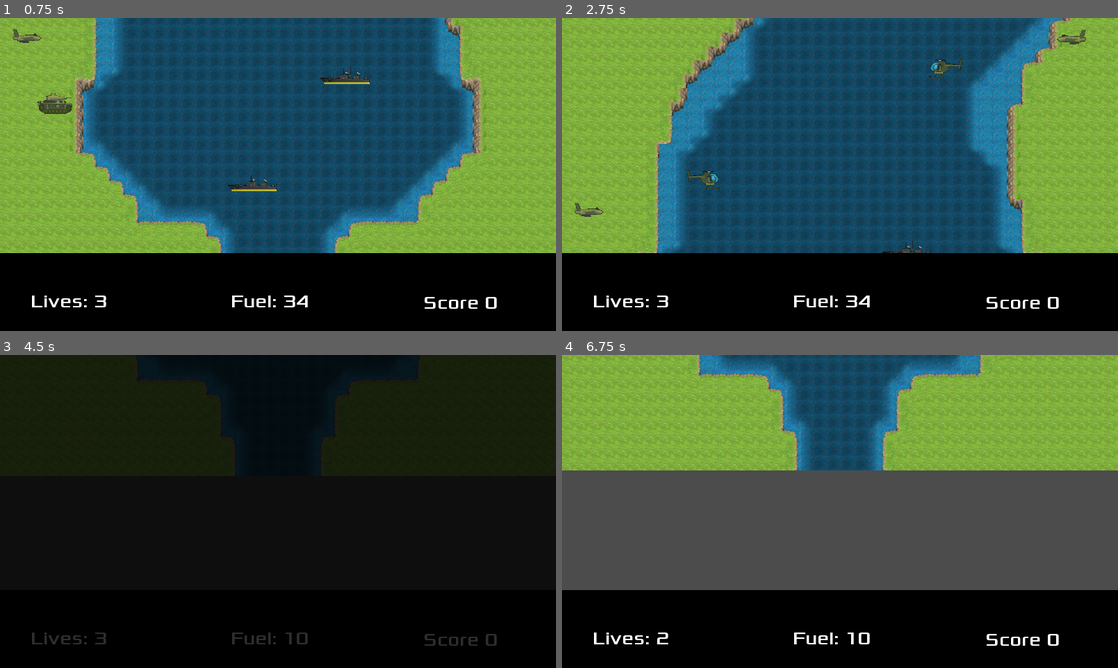
Above: before the commit, frames 1-4 (two rows, left to right).
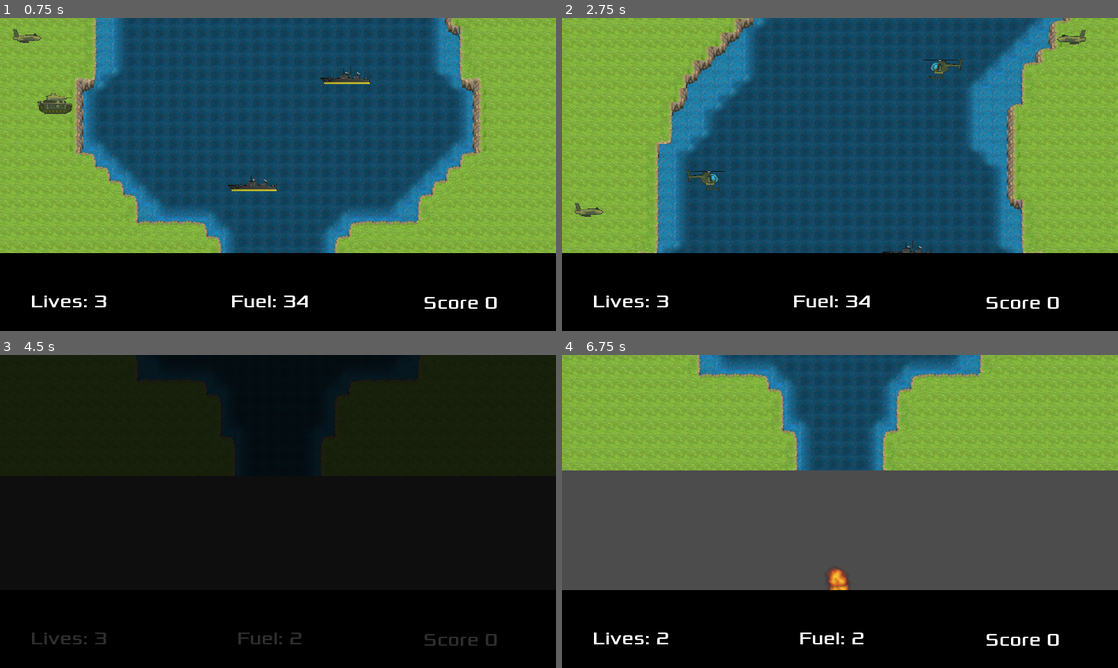
Above: after the commit, the same moments.

Repository: PawelKrywulko/TGW_G-8_Z1
Game: Godot game, scene res://scenes/GameManager.tscn
Same seed, same stepped clock (60 frames per second), same inputs: the game is played once before the commit and once after it.
Inputs:
- Up to frame 1 (0.75 s): tap Enter at 0.5 s; hold Right (ui_right) from 0.53 s (still down); hold Space (interact) from 0.53 s (still down)
- Up to frame 2 (2.75 s): release Right (ui_right) at 1.28 s; release Space (interact) at 1.28 s; hold Down (ui_down) 1.28-2.03 s; tap Space (interact) at 1.35 s; hold Right (ui_right) from 2.03 s (still down); hold Space (interact) from 2.03 s (still down)
- Up to frame 3 (4.5 s): release Right (ui_right) at 2.78 s; release Space (interact) at 2.78 s; hold Up (ui_up) 2.78-3.53 s; tap Space (interact) at 2.85, 4.35 s; hold Space (interact) 3.53-4.28 s; hold Left (ui_left) from 3.53 s (still down)
- Up to frame 4 (6.75 s): release Left (ui_left) at 5.03 s; hold Down (ui_down) 5.03-5.78 s; hold Space (interact) 5.03-5.78 s; hold Right (ui_right) 5.78-6.53 s; tap Space (interact) at 5.85 s; hold Up (ui_up) from 6.53 s (still down); hold Space (interact) from 6.53 s (still down)

Frame 1 is identical in both runs. In frame 2, less than 0.1% of the frame differs, in the area x 23-72%, y 13-50%; in frame 3, 0.2%; in frame 4, 0.5%, in the area x 41-56%, y 68-93%.

Commit message:
Add exlosion to all objects

Diff:
--- a/River Raid/scenes/Enemy/Chopper.tscn
+++ b/River Raid/scenes/Enemy/Chopper.tscn
@@ -22,6 +22,7 @@
 z_index = 1
 script = ExtResource( 2 )
 points = 60
+exlosion_number = 8
 
 [node name="Sprite" parent="." index="0"]
 visible = false
@@ -46,4 +47,5 @@
 scale = Vector2( -1, 1 )
 frames = SubResource( 2 )
 animation = "Idle"
+frame = 1
 playing = true
--- a/River Raid/scenes/Enemy/Jet.tscn
+++ b/River Raid/scenes/Enemy/Jet.tscn
@@ -14,6 +14,7 @@
 points = 100
 distance_to_player = 1250.0
 speed = 500
+exlosion_number = 5
 
 [node name="Sprite" parent="." index="0"]
 z_index = 1
--- a/River Raid/scenes/GameManager.tscn
+++ b/River Raid/scenes/GameManager.tscn
@@ -165,7 +165,7 @@
 editor/display_folded = true
 scale = Vector2( 0.75, 0.75 )
 base_speed = 250.0
-fuel_capacity = 10.0
+fuel_capacity = 2.0
 
 [node name="FuelTimer" parent="Player" index="2"]
 autostart = false
@@ -201,12 +201,10 @@
 
 [node name="Jet" parent="." instance=ExtResource( 15 )]
 position = Vector2( 94.3599, -160.504 )
-is_static = false
 
 [node name="Jet2" parent="." instance=ExtResource( 15 )]
 position = Vector2( 1760.31, -756.362 )
 scale = Vector2( -1, 1 )
-is_static = false
 choose_direction = "left"
 
 [node name="Bridge" parent="." instance=ExtResource( 16 )]
@@ -226,7 +224,6 @@
 
 [node name="Jet3" parent="." instance=ExtResource( 15 )]
 position = Vector2( 64.125, -5243.99 )
-is_static = false
 distance_to_player = 5000.0
 
 [node name="FuelTank2" parent="." instance=ExtResource( 17 )]
--- a/River Raid/scenes/Player.tscn
+++ b/River Raid/scenes/Player.tscn
@@ -17,6 +17,7 @@
 "_edit_group_": true
 }
 Projectile = ExtResource( 2 )
+exlosion_number = 4
 
 [node name="Sprite" type="Sprite" parent="."]
 texture = ExtResource( 3 )
--- a/River Raid/scenes/particles/ExplodeBuilder.tscn
+++ b/River Raid/scenes/particles/ExplodeBuilder.tscn
@@ -7,4 +7,3 @@
 z_index = 1
 script = ExtResource( 1 )
 exlode_scene = ExtResource( 2 )
-explosion_number = 10
--- a/River Raid/scripts/Enemy/Bridge.gd
+++ b/River Raid/scripts/Enemy/Bridge.gd
@@ -19,7 +19,7 @@
 		connect("bridge_destroyed", area, "destroy_enemy")
 	if area_name == "Projectile" || area_name == "Player":
 		hide()
-		ExplosionBuilder.explode(position,$Sprite.get_rect().end)
+		ExplosionBuilder.explode(position,$Sprite.get_rect().end, 25)
 		$CollisionShape2D.set_deferred("disabled", true)
 		print("bridge_destroyed; points: %s" % points)
 		emit_signal("bridge_destroyed_hud", points)
--- a/River Raid/scripts/Enemy/Enemy.gd
+++ b/River Raid/scripts/Enemy/Enemy.gd
@@ -8,6 +8,7 @@
 export var distance_to_player: float = 500
 export (String, "right", "left") var choose_direction setget set_direction
 export var speed: int = 100
+export var exlosion_number: int = 10
 
 var start_direction: int
 var screen_size: Vector2
@@ -48,7 +49,7 @@
 	$CollisionShape2D.set_deferred("disabled", true)
 	print("enemy_destroyed; points: %s" % points)
 	emit_signal("enemy_destroyed", points)
-	ExplosionBuilder.explode(position,$Sprite.get_rect().end)
+	ExplosionBuilder.explode(position,$Sprite.get_rect().end, exlosion_number)
 	get_node("Explosion").play()
 
 
--- a/River Raid/scripts/ExplodeBuilder.gd
+++ b/River Raid/scripts/ExplodeBuilder.gd
@@ -3,11 +3,16 @@
 class_name ExplodeBuilder
 
 export var exlode_scene: PackedScene
-export var explosion_number:= 8
+var explosion_number: int = 0
 
-func explode(begin, end):
+func explode(begin, end, number):
+
+	explosion_number += number
+
 	var a = 0
-	while a < explosion_number:
+	while explosion_number > 0:
+		explosion_number -= 1
+		#yield(get_tree(),"idle_frame")
 		yield(get_tree().create_timer(0.05), "timeout")
 		a += 1
 		var boom = exlode_scene.instance();
--- a/River Raid/scripts/FuelTank.gd
+++ b/River Raid/scripts/FuelTank.gd
@@ -16,7 +16,7 @@
 	var area_name: String = area.get_name()
 	if area_name == "Projectile":
 		hide()
-		ExplosionBuilder.explode(position,$Sprite.get_rect().end)
+		ExplosionBuilder.explode(position,$Sprite.get_rect().end, 15)
 		$Explosion.play()
 		$CollisionShape2D.set_deferred("disabled", true)
 		print("fuel_tank_destroyed; points: %s" % points)
--- a/River Raid/scripts/Player.gd
+++ b/River Raid/scripts/Player.gd
@@ -12,6 +12,7 @@
 export var refueling_speed: float = 0.025
 export var base_lives: int = 3
 export var fuel_decreaser: float = 1
+export var exlosion_number: int = 5
 
 var projectile = null
 var speed: float
@@ -104,6 +105,7 @@
 	else:
 		print("player_destroyed")
 		reset()
+
 		if lives == 1:
 			_on_Player_player_destroyed()
 		else:
@@ -139,6 +141,9 @@
 	$CollisionPolygon2D.set_deferred("disabled", true)
 	$LowFuel.stop()
 	$Engine.stop()
+	ExplosionBuilder.explode(position,$Sprite.get_rect().end, exlosion_number)
+
+
 	if(lives > 0):
 		lives -= 1
 		emit_signal("lives_left", lives)
--- a/River Raid/scripts/Projectile.gd
+++ b/River Raid/scripts/Projectile.gd
@@ -2,6 +2,7 @@
 
 export var speed = 400
 var velocity
+export var exlosion_number: int = 3
 
 func _ready():
 	velocity = Vector2(0, -1)
@@ -14,5 +15,8 @@
 
 func _on_Projectile_area_entered(area):
 	if(area.get_name() != "Player"):
-		ExplosionBuilder.explode(position,$Sprite.get_rect().end)
+		var end_y = $Sprite.get_rect().end.x * $Sprite.scale.x
+		var end_x = $Sprite.get_rect().end.y * $Sprite.scale.y
+		var vector_end = Vector2(end_x, end_y)
+		ExplosionBuilder.explode(position,vector_end, exlosion_number)
 		queue_free()
